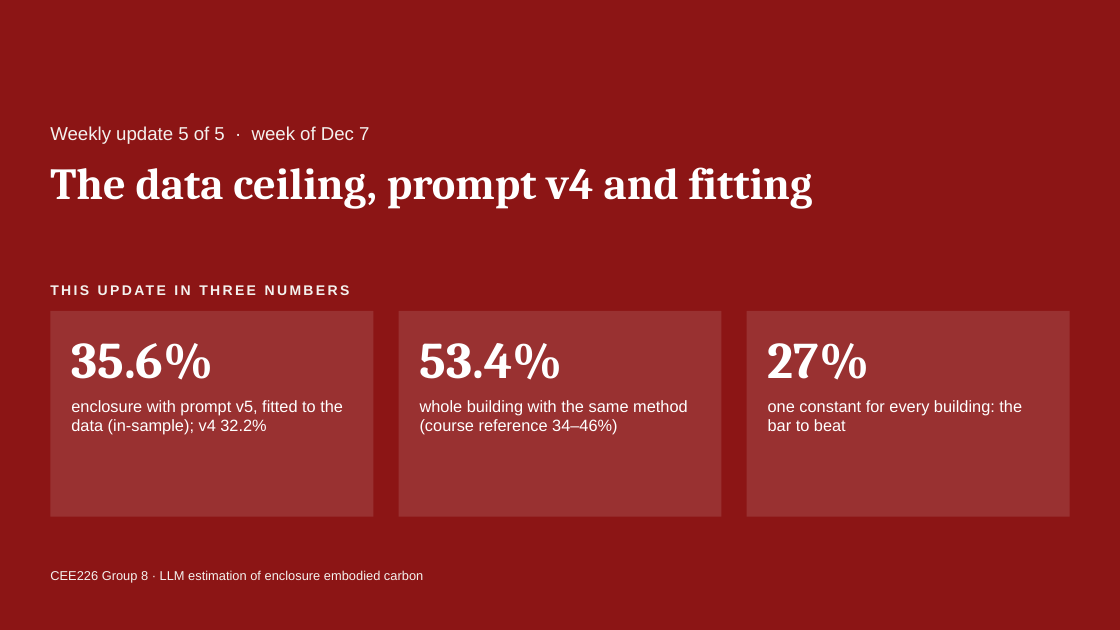
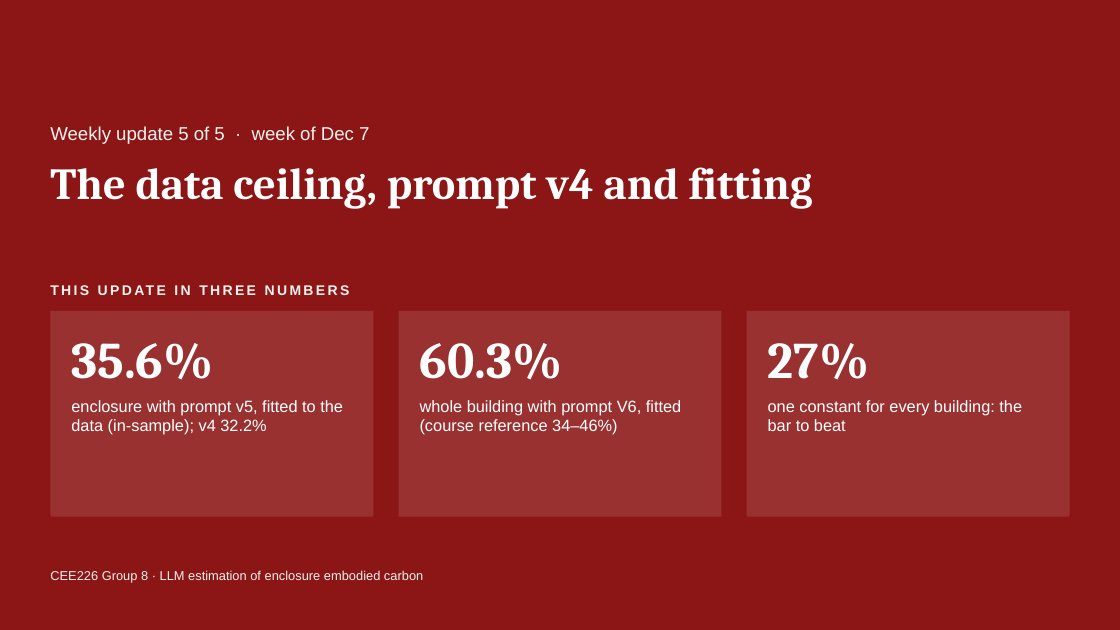
Before and after one commit to HeshanChen/CEE226LCA, a slide deck: slide 26 of report/weekly/weekly_updates.pptx. Drawn at 1120x630 pixels with LibreOffice and Linux fonts; fonts in the diff are those of the drawing; background and template pictures are left out. Boxes give left, top, right and bottom in pixels: in the first picture for what was removed or moved away, otherwise in the second. Text is boxed around its words. In the diff, an @@ line names an element or a change of style, - is before the commit and + after.

```diff
--- a/report/weekly/weekly_updates.pptx
+++ b/report/weekly/weekly_updates.pptx
@@ text at (420,343,563,380): text changed @@
-53.4%
+60.3%
@@ text at (420,400,681,435): text changed @@
-whole building with the same method (course reference 34–46%)
+whole building with prompt V6, fitted (course reference 34–46%)
```
Also in this commit, not shown: 2 other slides changed, 1 slide added, 23 other files.
